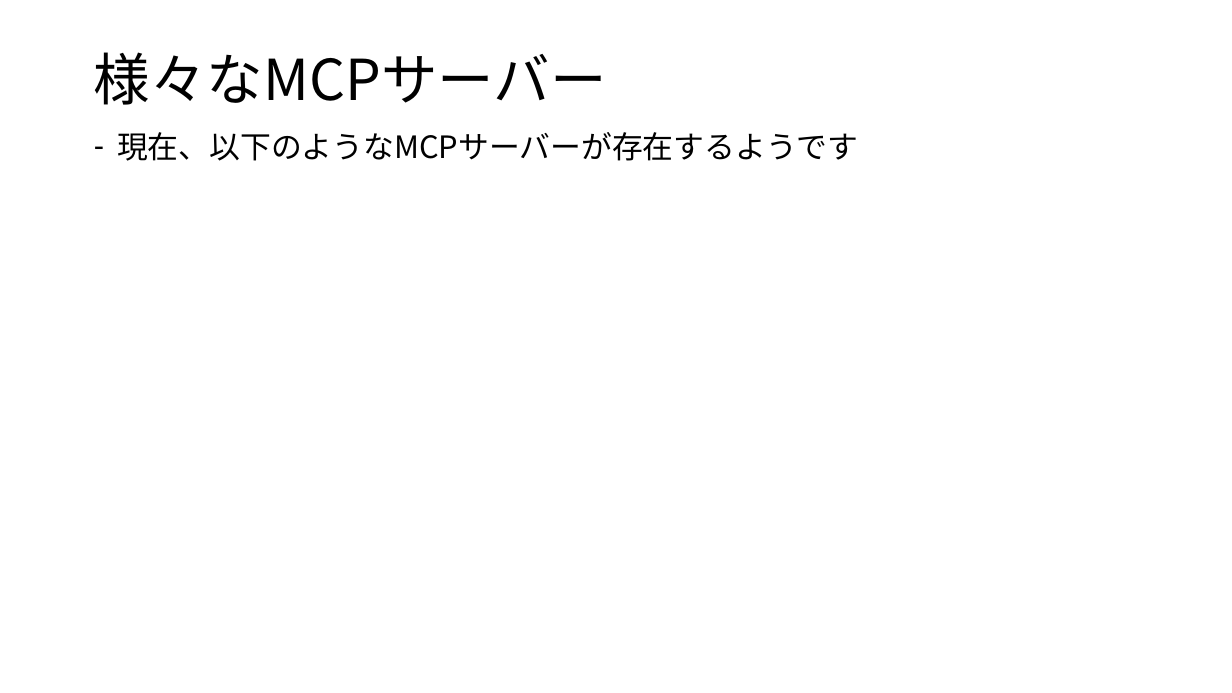
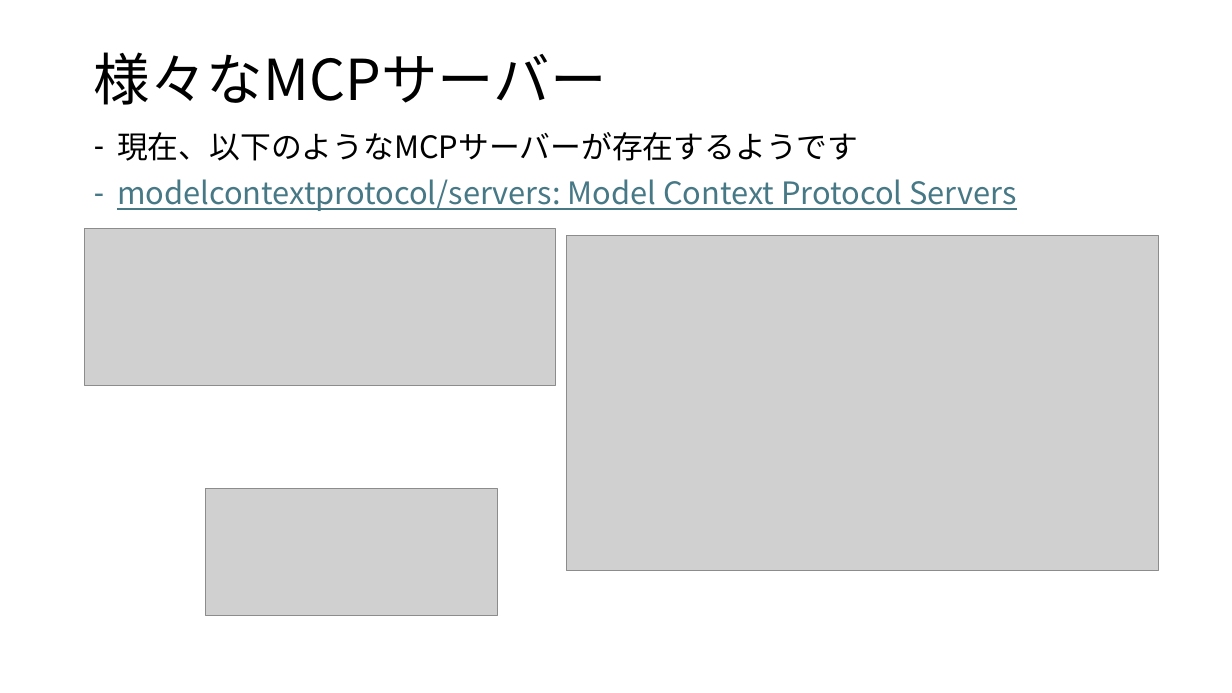
Before and after one commit to koga-miko/misc, a slide deck: slide 11 of raspberry-pi-report/MCPについて.pptx (slide 10 before the commit). Drawn at 1232x693 pixels with LibreOffice and Linux fonts; fonts in the diff are those of the drawing; grey boxes stand for pictures. Boxes give left, top, right and bottom in pixels: in the first picture for what was removed or moved away, otherwise in the second. Text is boxed around its words. In the diff, an @@ line names an element or a change of style, - is before the commit and + after.

```diff
--- a/raspberry-pi-report/MCPについて.pptx
+++ b/raspberry-pi-report/MCPについて.pptx
@@ text at [117,179,1017,211]: paragraph added @@
+– modelcontextprotocol/servers: Model Context Protocol Servers
@@ picture added at [85,228,555,386] @@
@@ picture added at [567,235,1158,570] @@
@@ picture added at [205,489,497,616] @@
```
Also in this commit, not shown: 5 other slides changed, 3 slides added, 2 slides removed.
